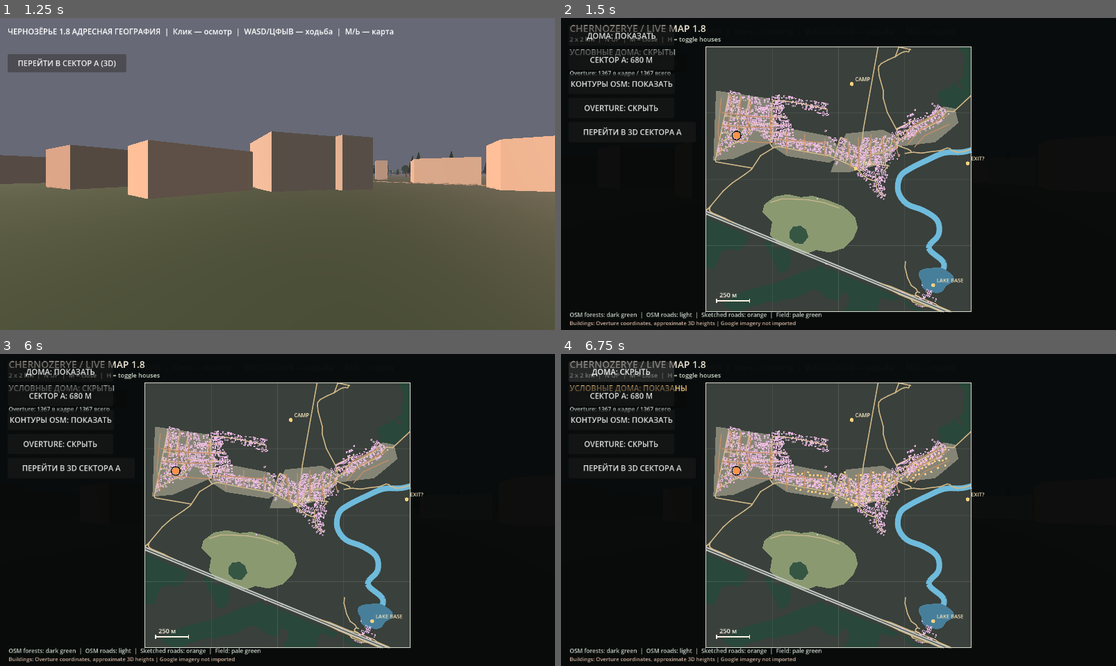
Above: before the commit, frames 1-4 (two rows, left to right).
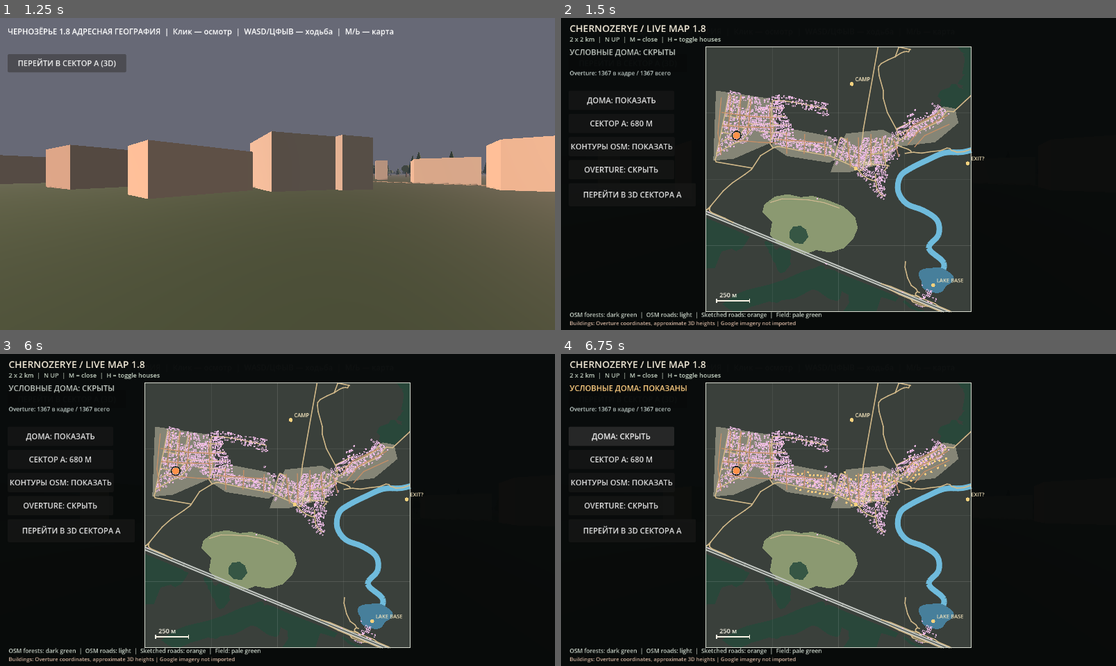
Above: after the commit, the same moments.

Repository: blacklambcult/chernozerye
Game: Godot game, scene res://main.tscn
Two runs of this game, one before a commit and one after it. Both use one fixed random seed, a clock stepped at 60 frames per second and the inputs below.
Inputs (mouse positions are in pixels of both pictures, inside the frame that each line leads up to):
- Up to frame 1 (1.25 s): click "ПЕРЕЙТИ В СЕКТОР A (3D)" at 0.5 s
- Up to frame 2 (1.5 s): tap Enter at 1.25 s; move the mouse to (960, 158) at 1.27 s; hold D from 1.28 s (still down); tap M at 1.35 s; click (960, 158) at 1.42 s
- Up to frame 3 (6 s): tap Space at 1.52, 2.27, 3.77, 4.52, 5.27 s; move the mouse to (166, 525) at 2.02 s; release D at 2.03 s; hold S 2.03-2.78 s; tap Shift at 2.1 s; move the mouse to (333, 441) at 2.77 s; hold D 2.78-3.53 s; tap H at 2.85, 5.1 s; move the mouse to (249, 572) at 3.52 s; hold W 3.53-4.28 s; tap M at 3.6, 5.85 s; click (249, 572) at 3.67 s; move the mouse to (444, 556) at 4.27 s; hold Shift 4.28-5.03 s; hold A 4.28-5.78 s; move the mouse to (111, 463) at 5.02 s; move the mouse to (305, 510) at 5.77 s; hold S from 5.78 s (still down); click (305, 510) at 5.92 s
- Up to frame 4 (6.75 s): release S at 6.5 s; click "ДОМА: ПОКАЗАТЬ" at 6.5 s

Frame 1 is identical in both runs. In frame 2, 2.2% of the frame differs, in the area x 1-22%, y 2-58%; in frame 3, 2.2%; in frame 4, 3.1%.

Commit message:
ui: move map controls below legend so zoom and title never overlap

Diff:
--- a/godot/world.gd
+++ b/godot/world.gd
@@ -394,9 +394,9 @@
     map_root.add_child(houses_button)
     houses_button.set_anchors_preset(Control.PRESET_TOP_LEFT)
     houses_button.offset_left = 16.0
-    houses_button.offset_top = 16.0
+    houses_button.offset_top = 151.0
     houses_button.offset_right = 235.0
-    houses_button.offset_bottom = 58.0
+    houses_button.offset_bottom = 191.0
     houses_button.pressed.connect(_toggle_houses)
 
     sector_button = Button.new()
@@ -404,9 +404,9 @@
     map_root.add_child(sector_button)
     sector_button.set_anchors_preset(Control.PRESET_TOP_LEFT)
     sector_button.offset_left = 16.0
-    sector_button.offset_top = 66.0
+    sector_button.offset_top = 199.0
     sector_button.offset_right = 235.0
-    sector_button.offset_bottom = 108.0
+    sector_button.offset_bottom = 239.0
     sector_button.pressed.connect(_toggle_sector_a)
 
     osm_button = Button.new()
@@ -414,9 +414,9 @@
     map_root.add_child(osm_button)
     osm_button.set_anchors_preset(Control.PRESET_TOP_LEFT)
     osm_button.offset_left = 16.0
-    osm_button.offset_top = 116.0
+    osm_button.offset_top = 247.0
     osm_button.offset_right = 235.0
-    osm_button.offset_bottom = 158.0
+    osm_button.offset_bottom = 287.0
     osm_button.pressed.connect(_toggle_osm_buildings)
 
     overture_button = Button.new()
@@ -424,9 +424,9 @@
     map_root.add_child(overture_button)
     overture_button.set_anchors_preset(Control.PRESET_TOP_LEFT)
     overture_button.offset_left = 16.0
-    overture_button.offset_top = 166.0
+    overture_button.offset_top = 295.0
     overture_button.offset_right = 235.0
-    overture_button.offset_bottom = 208.0
+    overture_button.offset_bottom = 335.0
     overture_button.pressed.connect(_toggle_overture_buildings)
 
     # Walk the mapped real-world footprint zone immediately, without a 700 m hike.
@@ -436,8 +436,8 @@
     sector_a_visit_button.set_anchors_preset(Control.PRESET_TOP_LEFT)
     sector_a_visit_button.offset_left = 16.0
     sector_a_visit_button.offset_right = 280.0
-    sector_a_visit_button.offset_top = 216.0
-    sector_a_visit_button.offset_bottom = 258.0
+    sector_a_visit_button.offset_top = 343.0
+    sector_a_visit_button.offset_bottom = 391.0
     sector_a_visit_button.pressed.connect(_visit_sector_a)
 
 func _create_quick_navigation() -> void:
